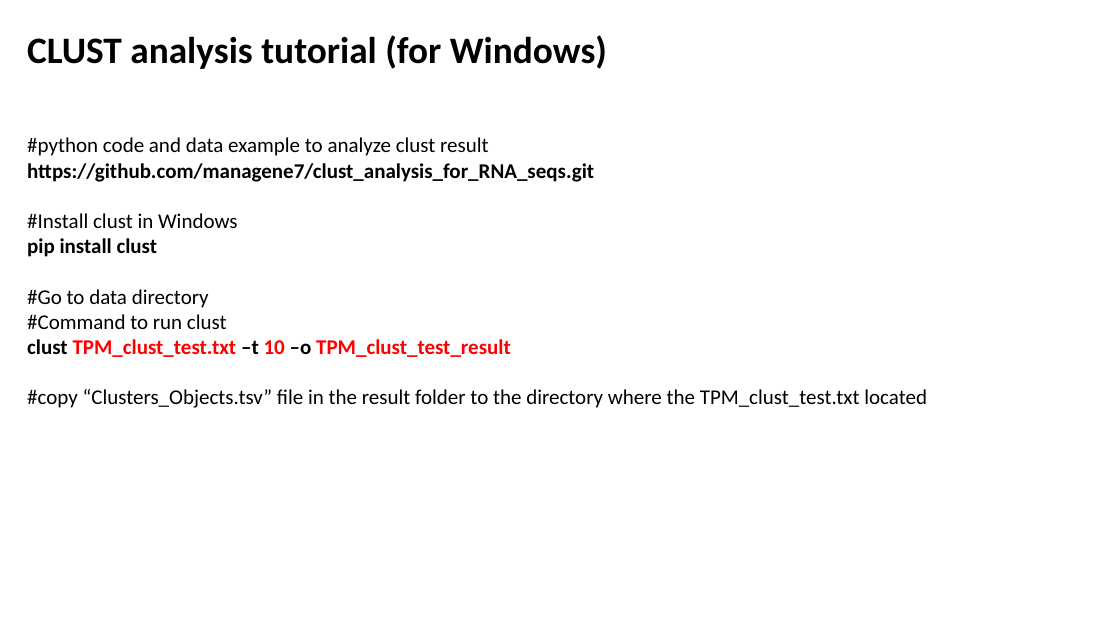
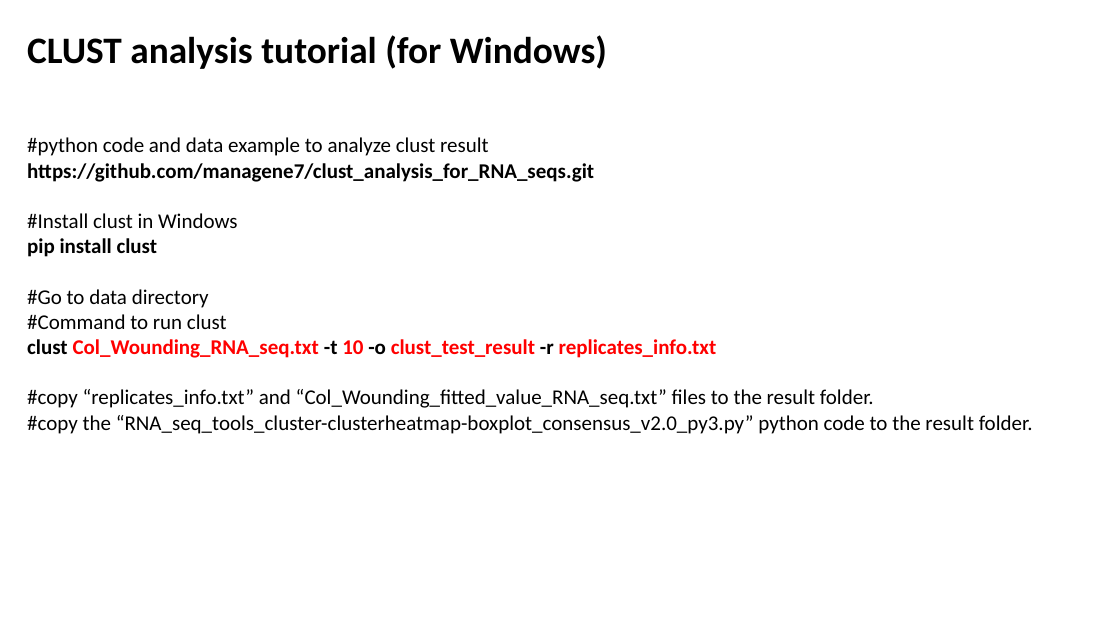
Before and after one commit to managene7/Clust_analysis_for_RNA_seqs, a slide deck: slide 1 of Tutorial_for_clust_analysis.pptx. Drawn at 1120x630 pixels with LibreOffice and Linux fonts; fonts in the diff are those of the drawing. Boxes give left, top, right and bottom in pixels: in the first picture for what was removed or moved away, otherwise in the second. Text is boxed around its words. In the diff, an @@ line names an element or a change of style, - is before the commit and + after.

```diff
--- a/Tutorial_for_clust_analysis.pptx
+++ b/Tutorial_for_clust_analysis.pptx
@@ text at [27,339,1033,434]: text changed @@
-clust TPM_clust_test.txt –t 10 –o TPM_clust_test_result
-#copy “Clusters_Objects.tsv” file in the result folder to the directory where the TPM_clust_test.txt located
+clust Col_Wounding_RNA_seq.txt -t 10 -o clust_test_result -r replicates_info.txt
+#copy “replicates_info.txt” and “Col_Wounding_fitted_value_RNA_seq.txt” files to the result folder.
+#copy the “RNA_seq_tools_cluster-clusterheatmap-boxplot_consensus_v2.0_py3.py” python code to the result folder.
```
Also in this commit, not shown: 1 other slide changed, 5 other files.
